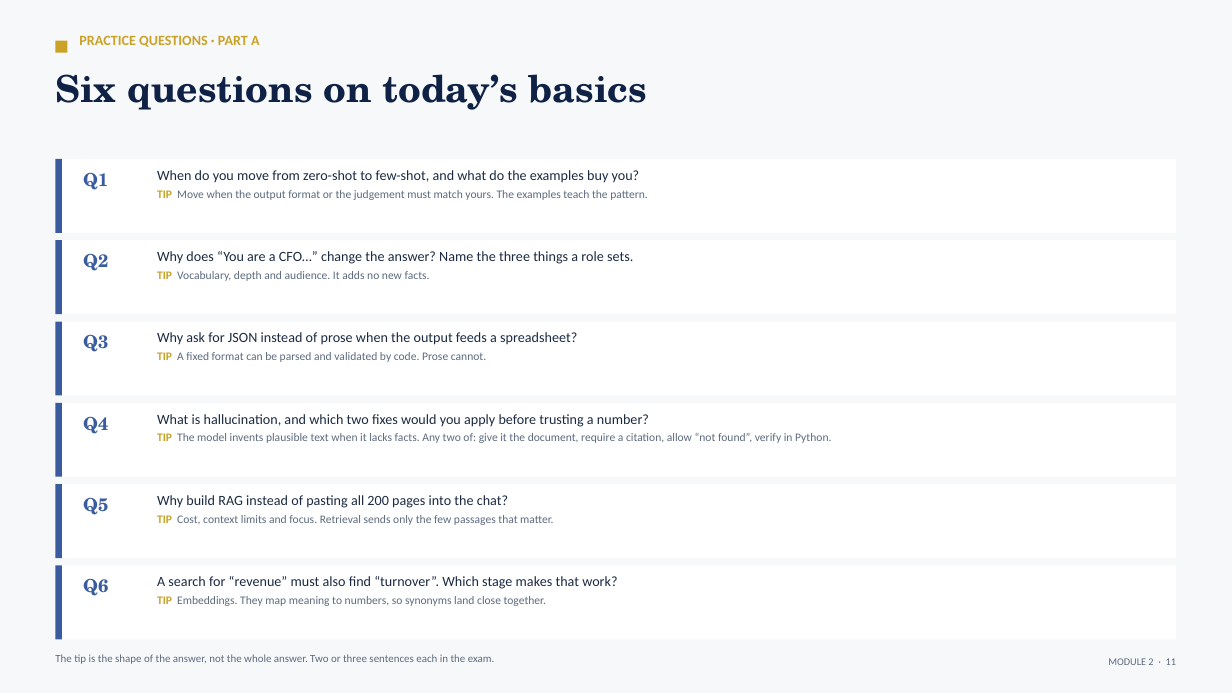
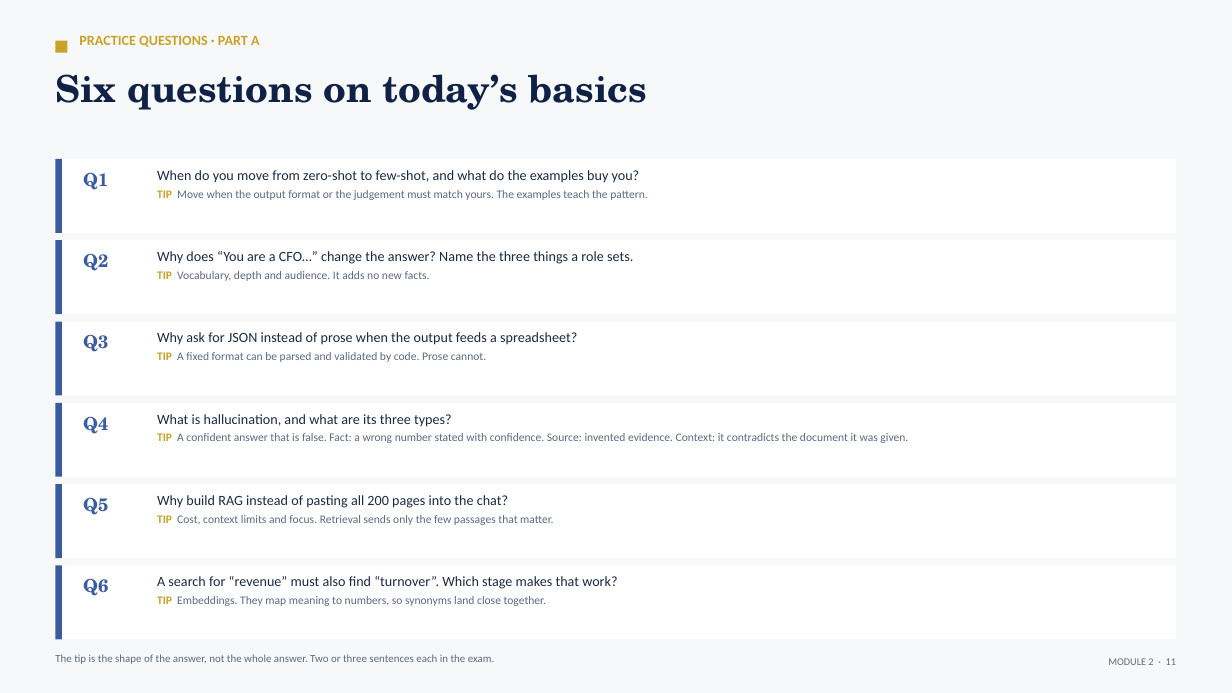
Before and after one commit to tejasgjadhav/AIFINANCE, a slide deck: slide 11 of slides/Module-02-Prompt-Engineering-and-RAG.pptx. Drawn at 1232x693 pixels with LibreOffice and Linux fonts; fonts in the diff are those of the drawing. Boxes give left, top, right and bottom in pixels: in the first picture for what was removed or moved away, otherwise in the second. Text is boxed around its words. In the diff, an @@ line names an element or a change of style, - is before the commit and + after.

```diff
--- a/slides/Module-02-Prompt-Engineering-and-RAG.pptx
+++ b/slides/Module-02-Prompt-Engineering-and-RAG.pptx
@@ text at [157, 414, 908, 443]: text changed @@
-What is hallucination, and which two fixes would you apply before trusting a number?
-TIP The model invents plausible text when it lacks facts. Any two of: give it the document, require a citation, allow “not found”, verify in Python.
+What is hallucination, and what are its three types?
+TIP A confident answer that is false. Fact: a wrong number stated with confidence. Source: invented evidence. Context: it contradicts the document it was given.
```
Also in this commit, not shown: 1 other slide changed, 1 slide added, 3 other files.
